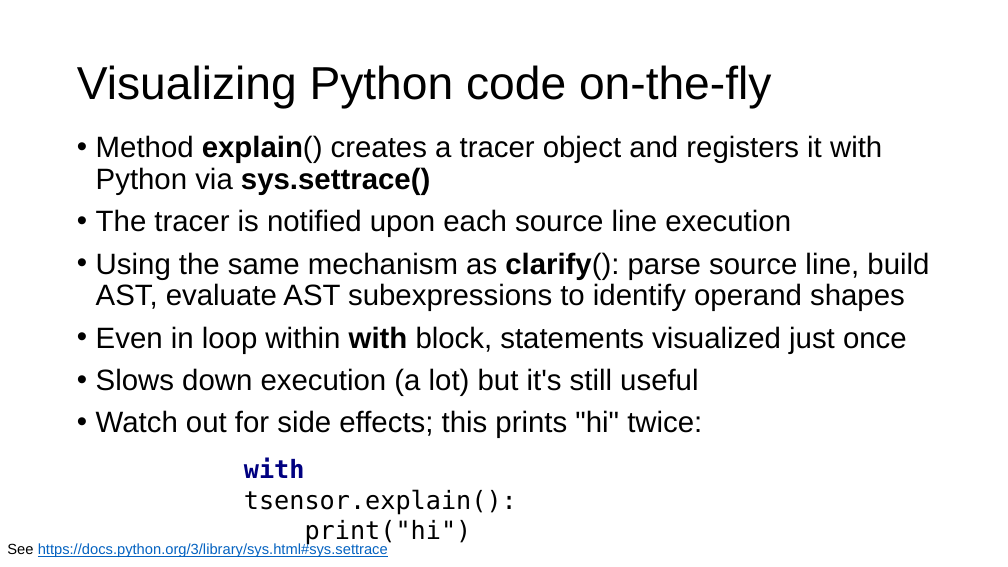
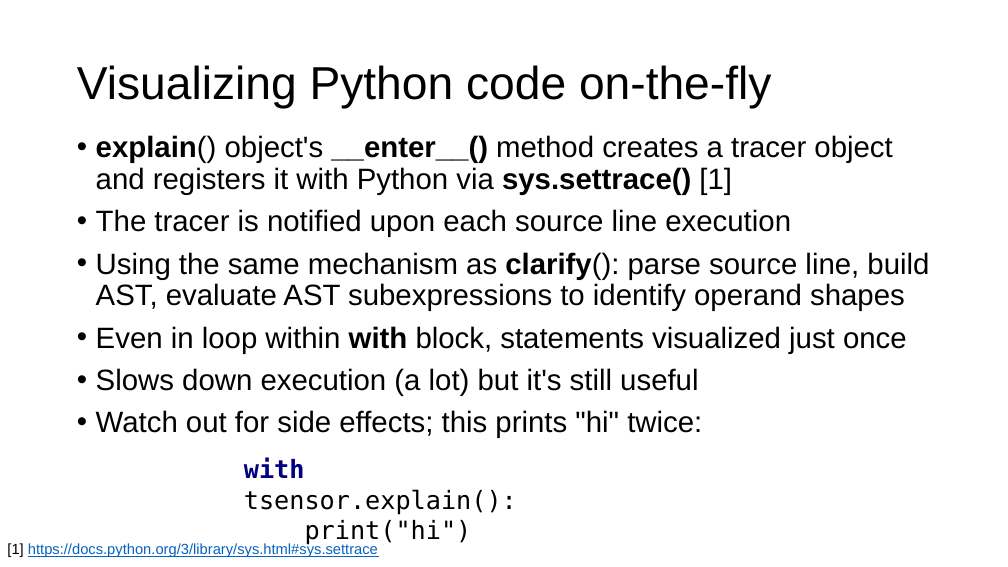
Before and after one commit to parrt/tensor-sensor, a slide deck: slide 21 of talks/strumenta/tensor-sensor.pptx. Drawn at 1008x567 pixels with LibreOffice and Linux fonts; fonts in the diff are those of the drawing; background and template pictures are left out. Boxes give left, top, right and bottom in pixels: in the first picture for what was removed or moved away, otherwise in the second. Text is boxed around its words. In the diff, an @@ line names an element or a change of style, - is before the commit and + after.

```diff
--- a/talks/strumenta/tensor-sensor.pptx
+++ b/talks/strumenta/tensor-sensor.pptx
@@ text at [96, 135, 892, 195]: text changed @@
-• Method explain() creates a tracer object and registers it with Python via sys.settrace()
+• explain() object's __enter__() method creates a tracer object and registers it with Python via sys.settrace() [1]
@@ text at [7, 543, 378, 557]: text changed @@
-See https://docs.python.org/3/library/sys.html#sys.settrace
+[1] https://docs.python.org/3/library/sys.html#sys.settrace
```
Also in this commit, not shown: 10 other slides changed, 2 other files.
